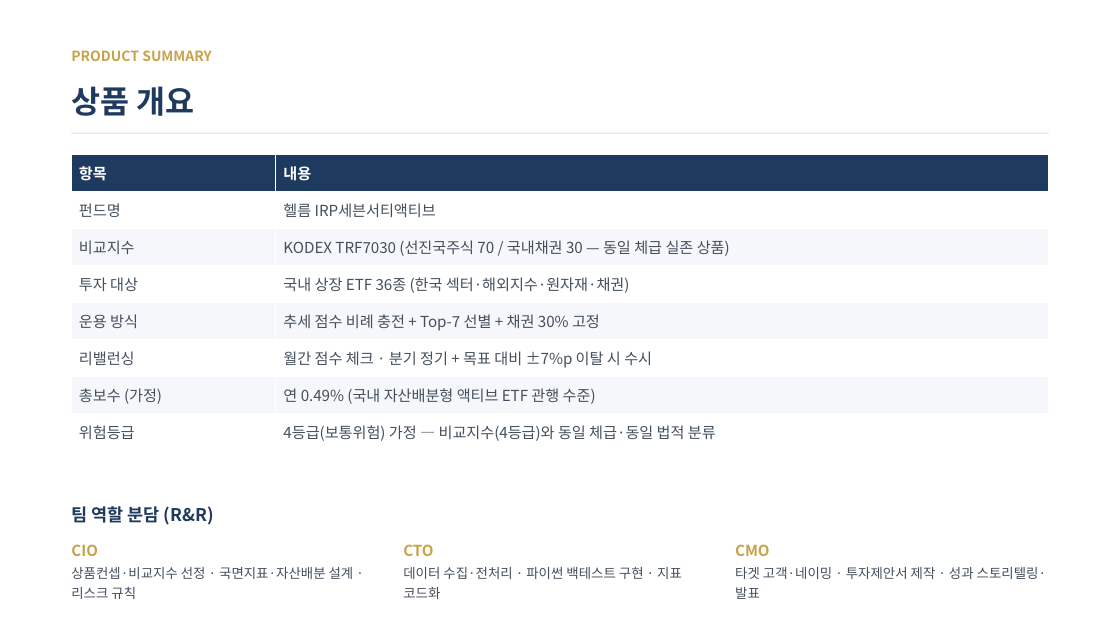
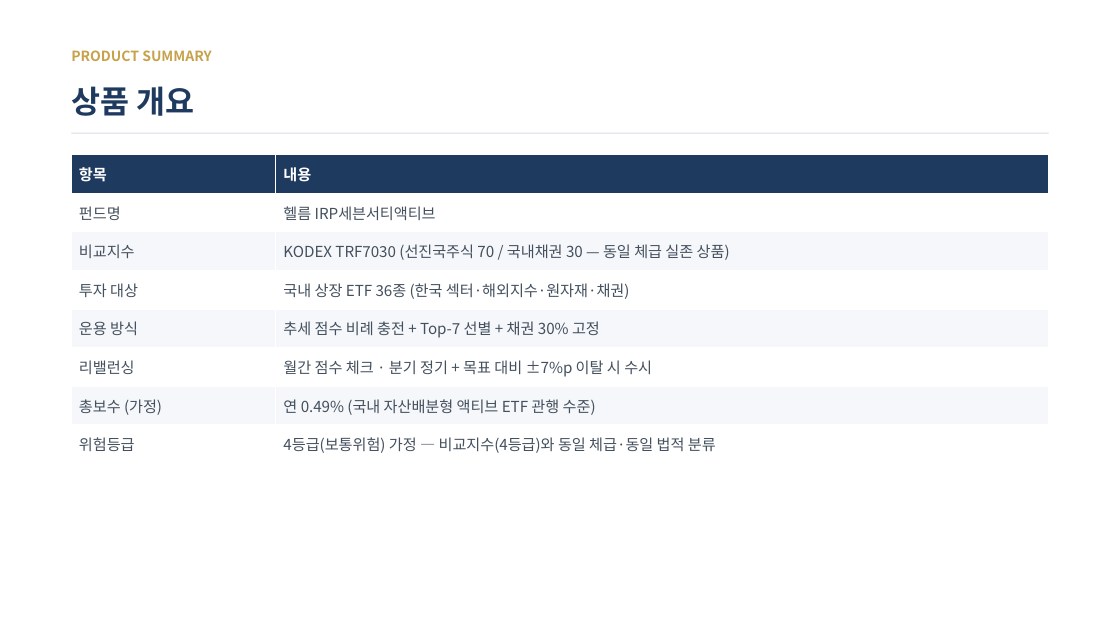
Before and after one commit to sejongrestaurant/aq2_qrisproject, a slide deck: slide 18 of doc/헬름_IRP세븐서티액티브_발표자료.pptx (slide 17 before the commit). Drawn at 1120x630 pixels with LibreOffice and Linux fonts; fonts in the diff are those of the drawing. Boxes give left, top, right and bottom in pixels: in the first picture for what was removed or moved away, otherwise in the second. Text is boxed around its words. In the diff, an @@ line names an element or a change of style, - is before the commit and + after.

```diff
--- a/doc/헬름_IRP세븐서티액티브_발표자료.pptx
+++ b/doc/헬름_IRP세븐서티액티브_발표자료.pptx
@@ table resized from (x1=71, y1=155, x2=1049, y2=450) to (x1=71, y1=155, x2=1049, y2=464) @@
@@ text removed at (x1=71, y1=506, x2=214, y2=525) @@
-팀 역할 분담 (R&R)
@@ text removed at (x1=71, y1=544, x2=98, y2=556) @@
-CIO
@@ text removed at (x1=71, y1=567, x2=354, y2=599) @@
-상품컨셉·비교지수 선정 · 국면지표·자산배분 설계 · 리스크 규칙
@@ text removed at (x1=403, y1=544, x2=433, y2=556) @@
-CTO
@@ text removed at (x1=403, y1=567, x2=682, y2=599) @@
-데이터 수집·전처리 · 파이썬 백테스트 구현 · 지표 코드화
@@ text removed at (x1=735, y1=544, x2=769, y2=556) @@
-CMO
@@ text removed at (x1=735, y1=567, x2=1046, y2=599) @@
-타겟 고객·네이밍 · 투자제안서 제작 · 성과 스토리텔링·발표
```
Also in this commit, not shown: 2 slides added, 2 other files.
